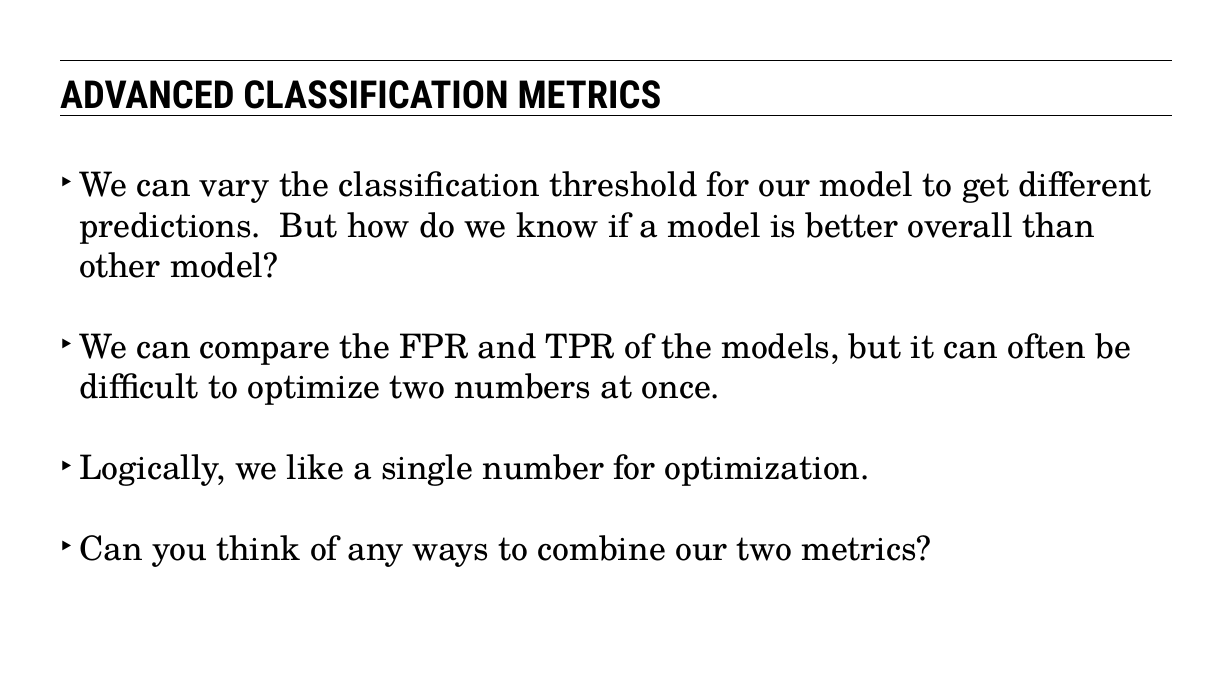
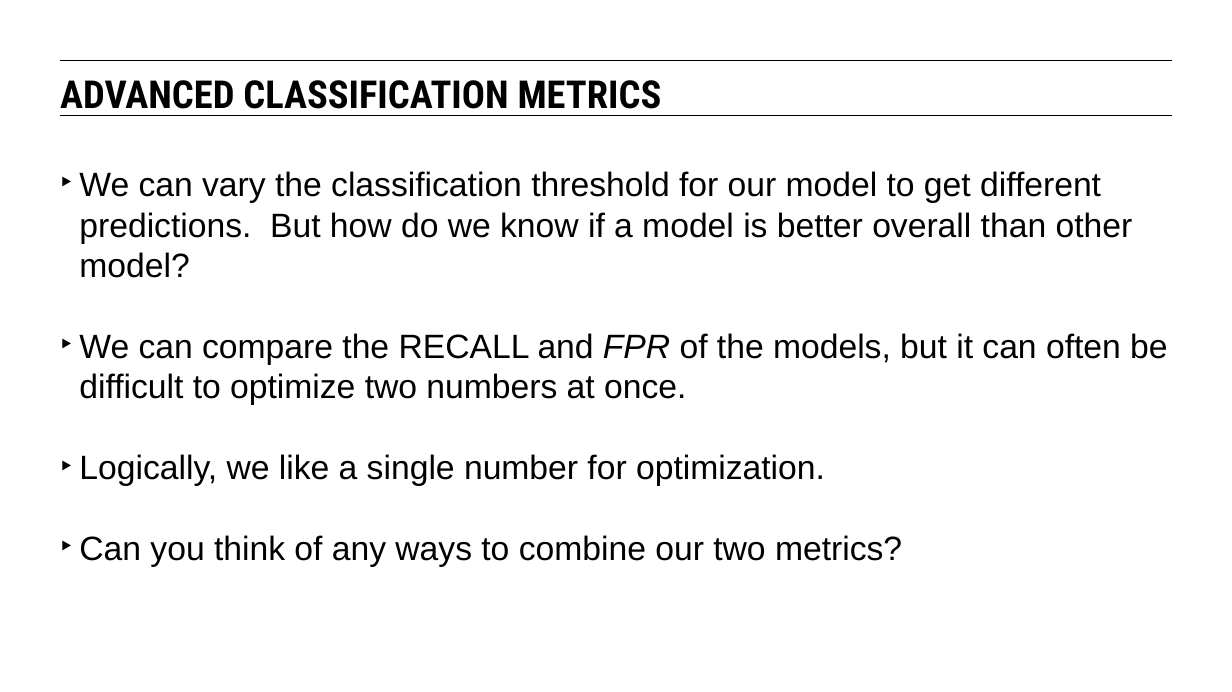
Before and after one commit to JamiesHQ/GA-MyDSRepo, a slide deck: slide 36 of lesson-9/09-intro-to-logistic-regression.pptx (slide 45 before the commit). Drawn at 1232x692 pixels with LibreOffice and Linux fonts; fonts in the diff are those of the drawing. Boxes give left, top, right and bottom in pixels: in the first picture for what was removed or moved away, otherwise in the second. Text is boxed around its words. In the diff, an @@ line names an element or a change of style, - is before the commit and + after.

```diff
--- a/lesson-9/09-intro-to-logistic-regression.pptx
+++ b/lesson-9/09-intro-to-logistic-regression.pptx
@@ text at (x1=79, y1=171, x2=1133, y2=567): font TeX Gyre Schola to Arial in "We can vary the classification threshold for ...", "Logically, we like a single number for ...", "Can you think of any ways to ..." @@
@@ text at (x1=79, y1=333, x2=1167, y2=405): text changed; font TeX Gyre Schola to Arial @@
-‣ We can compare the FPR and TPR of the models, but it can often be difficult to optimize two numbers at once.
+‣ We can compare the RECALL and FPR of the models, but it can often be difficult to optimize two numbers at once.
```
Also in this commit, not shown: 46 other slides changed, 8 slides added, 21 slides removed, 39 other files.
